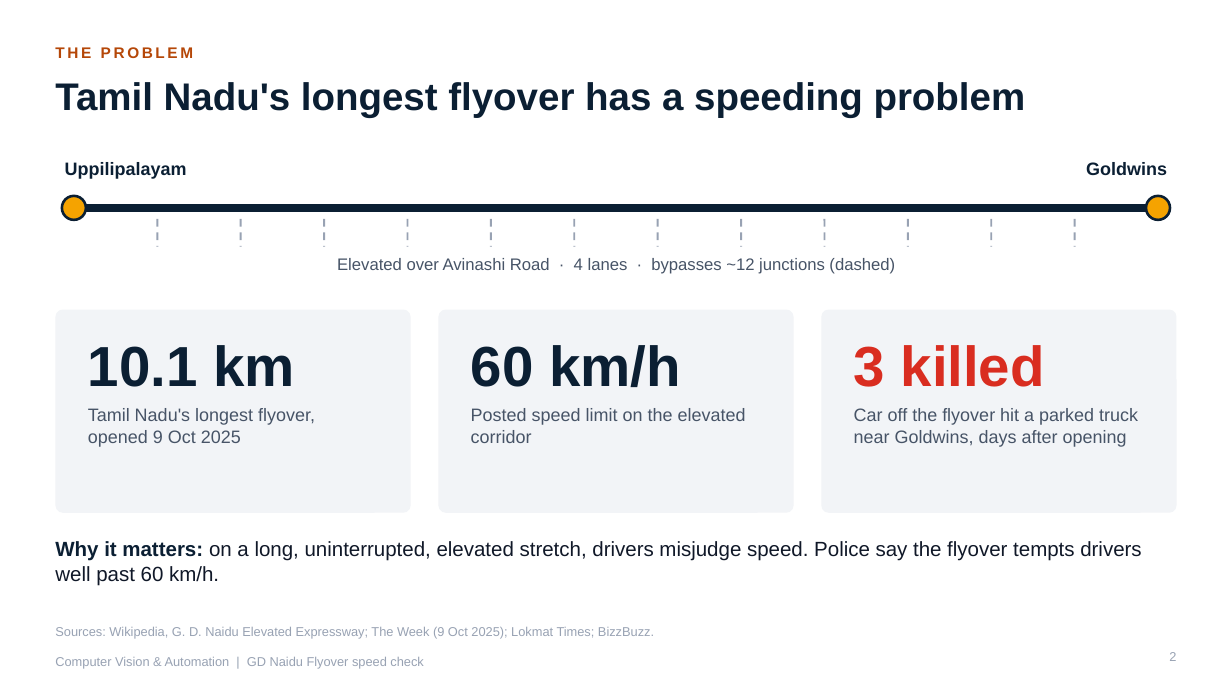
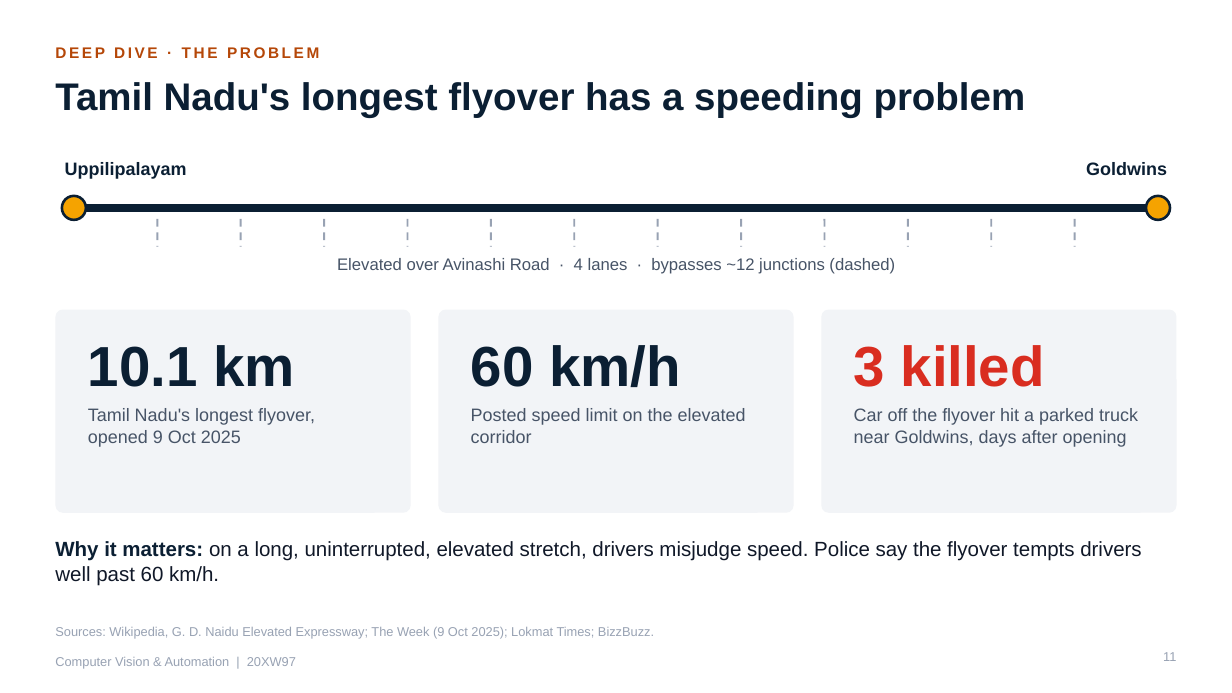
Before and after one commit to Prem-Dharshan/20XW97, a slide deck: slide 11 of cv-automation-ppt/CV_and_Automation.pptx (slide 2 before the commit). Drawn at 1232x693 pixels with LibreOffice and Linux fonts; fonts in the diff are those of the drawing. Boxes give left, top, right and bottom in pixels: in the first picture for what was removed or moved away, otherwise in the second. Text is boxed around its words. In the diff, an @@ line names an element or a change of style, - is before the commit and + after.

```diff
--- a/cv-automation-ppt/CV_and_Automation.pptx
+++ b/cv-automation-ppt/CV_and_Automation.pptx
@@ text at [55,47,319,58]: text changed @@
-THE PROBLEM
+DEEP DIVE · THE PROBLEM
@@ text at [55,657,296,669]: text changed @@
-Computer Vision & Automation | GD Naidu Flyover speed check
+Computer Vision & Automation | 20XW97
@@ page number at [1163,652,1176,661]: text changed @@
-2
+11
```
Also in this commit, not shown: 22 other slides changed, 9 slides added, 1 slide removed, 2 other files.
